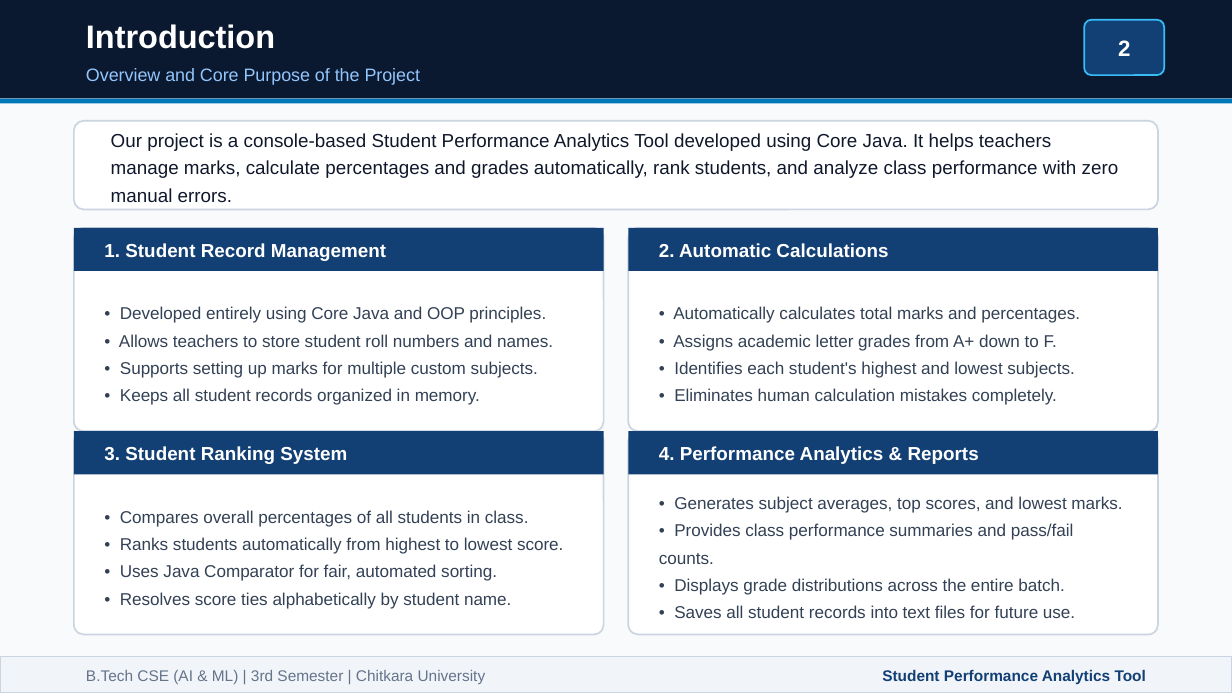
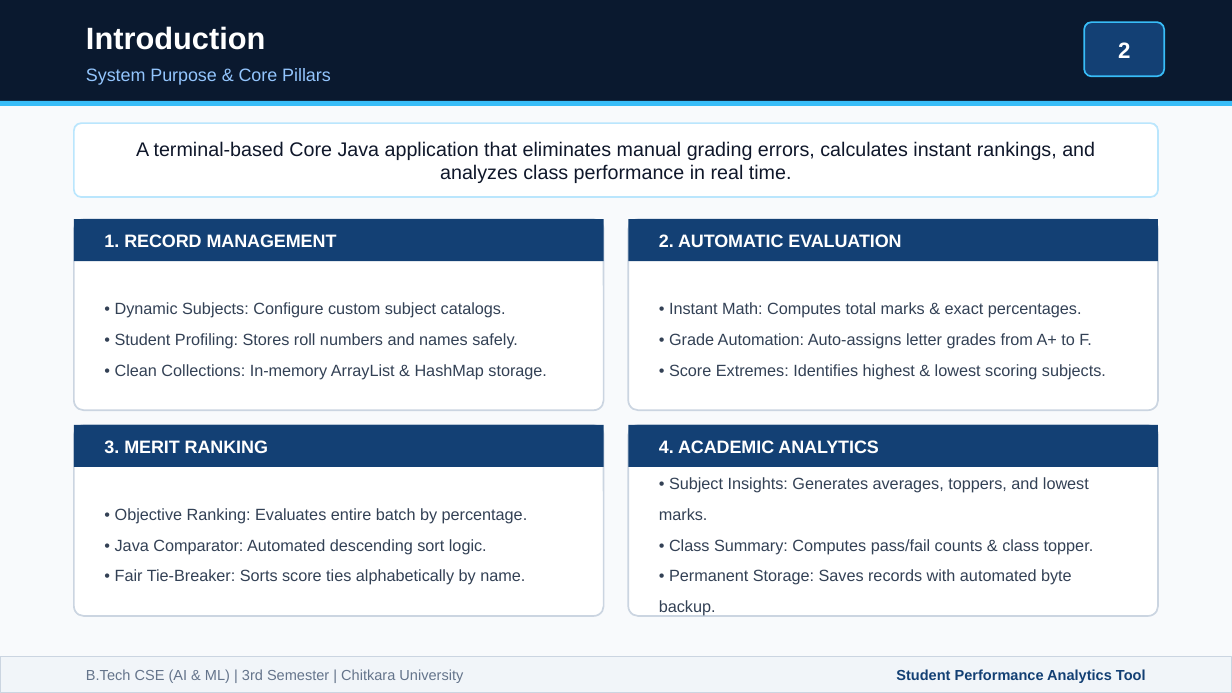
Before and after one commit to Tanmay-Arora19/java_project_sem3, a slide deck: slide 2 of Student_Performance_Analytics_Presentation.pptx. Drawn at 1232x693 pixels with LibreOffice and Linux fonts; fonts in the diff are those of the drawing. Boxes give left, top, right and bottom in pixels: in the first picture for what was removed or moved away, otherwise in the second. Text is boxed around its words. In the diff, an @@ line names an element or a change of style, - is before the commit and + after.

Commit message:
Streamline presentation: decrease text density, enhance visual polish, and make slides impressive

```diff
--- a/Student_Performance_Analytics_Presentation.pptx
+++ b/Student_Performance_Analytics_Presentation.pptx
@@ text "Introduction" at (x1=86, y1=26, x2=265, y2=50): size 19 to 18 pt @@
@@ text at (x1=86, y1=68, x2=331, y2=85): text changed @@
-Overview and Core Purpose of the Project
+System Purpose & Core Pillars
@@ rectangle at (x1=0, y1=101, x2=1232, y2=106): fill #0077B6 to #38BDF8 @@
@@ rounded rectangle resized from (x1=74, y1=121, x2=1158, y2=209) to (x1=74, y1=123, x2=1158, y2=197) @@
@@ rounded rectangle at (x1=74, y1=123, x2=1158, y2=197): outline #CBD5E1 1 pt to #BAE6FD 1 pt; proportions changed @@
@@ text at (x1=136, y1=141, x2=1095, y2=183): text changed; size 11 to 11.5 pt @@
-Our project is a console-based Student Performance Analytics Tool developed using Core Java. It helps teachers manage marks, calculate percentages and grades automatically, rank students, and analyze class performance with zero manual errors.
+A terminal-based Core Java application that eliminates manual grading errors, calculates instant rankings, and analyzes class performance in real time.
@@ rectangle moved from (x1=74, y1=228, x2=604, y2=271) to (x1=74, y1=219, x2=604, y2=261) @@
@@ rounded rectangle resized from (x1=74, y1=228, x2=604, y2=431) to (x1=74, y1=219, x2=604, y2=410) @@
@@ text at (x1=104, y1=234, x2=337, y2=247): text changed; size 11 to 10.5 pt @@
-1. Student Record Management
+1. RECORD MANAGEMENT
@@ proportions changed in 5 elements at (x1=1084, y1=22, x2=1164, y2=76), (x1=74, y1=425, x2=604, y2=616), (x1=628, y1=425, x2=1158, y2=616), (x1=74, y1=219, x2=604, y2=410), (x1=628, y1=219, x2=1158, y2=410) @@
@@ rectangle moved from (x1=628, y1=228, x2=1158, y2=271) to (x1=628, y1=219, x2=1158, y2=261) @@
@@ rounded rectangle resized from (x1=628, y1=228, x2=1158, y2=431) to (x1=628, y1=219, x2=1158, y2=410) @@
@@ text at (x1=659, y1=234, x2=901, y2=247): text changed; size 11 to 10.5 pt @@
-2. Automatic Calculations
+2. AUTOMATIC EVALUATION
@@ text at (x1=115, y1=302, x2=547, y2=379): text changed; size 10 to 9.5 pt @@
-• Developed entirely using Core Java and OOP principles.
-• Allows teachers to store student roll numbers and names.
-• Supports setting up marks for multiple custom subjects.
-• Keeps all student records organized in memory.
+• Dynamic Subjects: Configure custom subject catalogs.
+• Student Profiling: Stores roll numbers and names safely.
+• Clean Collections: In-memory ArrayList & HashMap storage.
@@ text at (x1=669, y1=302, x2=1106, y2=379): text changed; size 10 to 9.5 pt @@
-• Automatically calculates total marks and percentages.
-• Assigns academic letter grades from A+ down to F.
-• Identifies each student's highest and lowest subjects.
-• Eliminates human calculation mistakes completely.
+• Instant Math: Computes total marks & exact percentages.
+• Grade Automation: Auto-assigns letter grades from A+ to F.
+• Score Extremes: Identifies highest & lowest scoring subjects.
@@ rectangle moved from (x1=74, y1=431, x2=604, y2=474) to (x1=74, y1=425, x2=604, y2=467) @@
@@ rounded rectangle resized from (x1=74, y1=431, x2=604, y2=634) to (x1=74, y1=425, x2=604, y2=616) @@
@@ text at (x1=104, y1=440, x2=268, y2=453): text changed; size 11 to 10.5 pt @@
-3. Student Ranking System
+3. MERIT RANKING
@@ rectangle moved from (x1=628, y1=431, x2=1158, y2=474) to (x1=628, y1=425, x2=1158, y2=467) @@
@@ rounded rectangle resized from (x1=628, y1=431, x2=1158, y2=634) to (x1=628, y1=425, x2=1158, y2=616) @@
@@ text at (x1=659, y1=440, x2=878, y2=453): text changed; size 11 to 10.5 pt @@
-4. Performance Analytics & Reports
+4. ACADEMIC ANALYTICS
@@ text at (x1=659, y1=477, x2=1094, y2=616): text changed; size 10 to 9.5 pt @@
-• Generates subject averages, top scores, and lowest marks.
-• Provides class performance summaries and pass/fail counts.
-• Displays grade distributions across the entire batch.
-• Saves all student records into text files for future use.
+• Subject Insights: Generates averages, toppers, and lowest marks.
+• Class Summary: Computes pass/fail counts & class topper.
+• Permanent Storage: Saves records with automated byte backup.
@@ text at (x1=115, y1=508, x2=528, y2=585): text changed; size 10 to 9.5 pt @@
-• Compares overall percentages of all students in class.
-• Ranks students automatically from highest to lowest score.
-• Uses Java Comparator for fair, automated sorting.
-• Resolves score ties alphabetically by student name.
+• Objective Ranking: Evaluates entire batch by percentage.
+• Java Comparator: Automated descending sort logic.
+• Fair Tie-Breaker: Sorts score ties alphabetically by name.
@@ text "B.Tech CSE (AI & ML) ..." at (x1=86, y1=669, x2=463, y2=683): size 9 to 8.5 pt @@
@@ text "Student Performance Analytics Tool" at (x1=896, y1=669, x2=1146, y2=683): size 9 to 8.5 pt @@
```
Also in this commit, not shown: 14 other slides changed, 2 other files.
